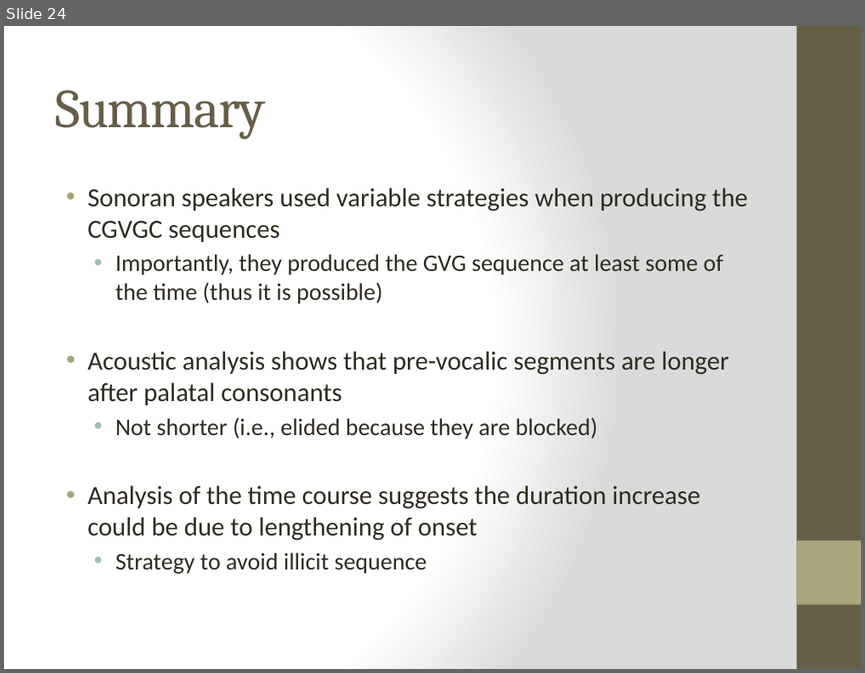
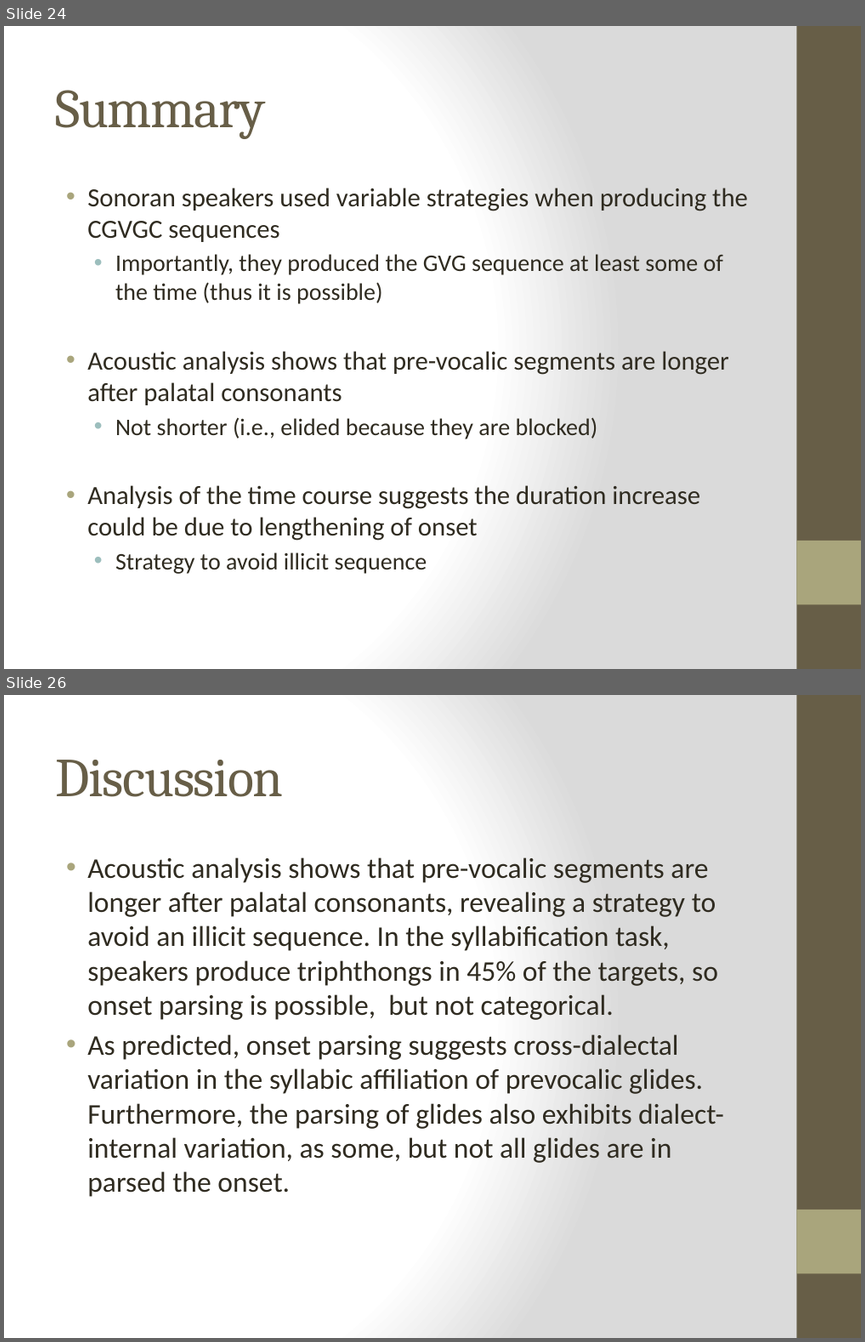
Before and after one commit to jvcasillas/glide_affiliation, a slide deck: Colina, Casillas & Díaz HLS 2018.pptx. Shown one above the other, each under a label of ours: slide 24 before the commit, slides 24 and 26 after it; the slides between them are not shown. The pictures are 865x673 and 865x1342 pixels, drawn with LibreOffice and Linux fonts; fonts in the diff are those of the drawing. Boxes give left, top, right and bottom in pixels: in the first picture for what was removed or moved away, otherwise in the second. Text is boxed around its words. In the diff, an @@ line names an element or a change of style, - is before the commit and + after.

```diff
--- a/Colina, Casillas & Díaz HLS 2018.pptx
+++ b/Colina, Casillas & Díaz HLS 2018.pptx
@@ slide 26 added at (4,695,861,1338), background gradient #FFFFFF to #DADADA; not listed: 2 template elements that a slide beside it also shows @@
@@ title added at (55,760,283,797), 46 pt, text #675E47 @@
+Discussion
@@ text added at (87,857,724,1197), 24 pt, text #2F2B20 @@
+• Acoustic analysis shows that pre-vocalic segments are longer after palatal consonants, revealing a strategy to avoid an illicit sequence. In the syllabification task, speakers produce triphthongs in 45% of the targets, so onset parsing is possible, but not categorical.
+• As predicted, onset parsing suggests cross-dialectal variation in the syllabic affiliation of prevocalic glides. Furthermore, the parsing of glides also exhibits dialect-internal variation, as some, but not all glides are in parsed the onset.
```
Also in this commit, not shown: 6 slides changed, 3 other slides added, 2 slides removed, 6 other files.
